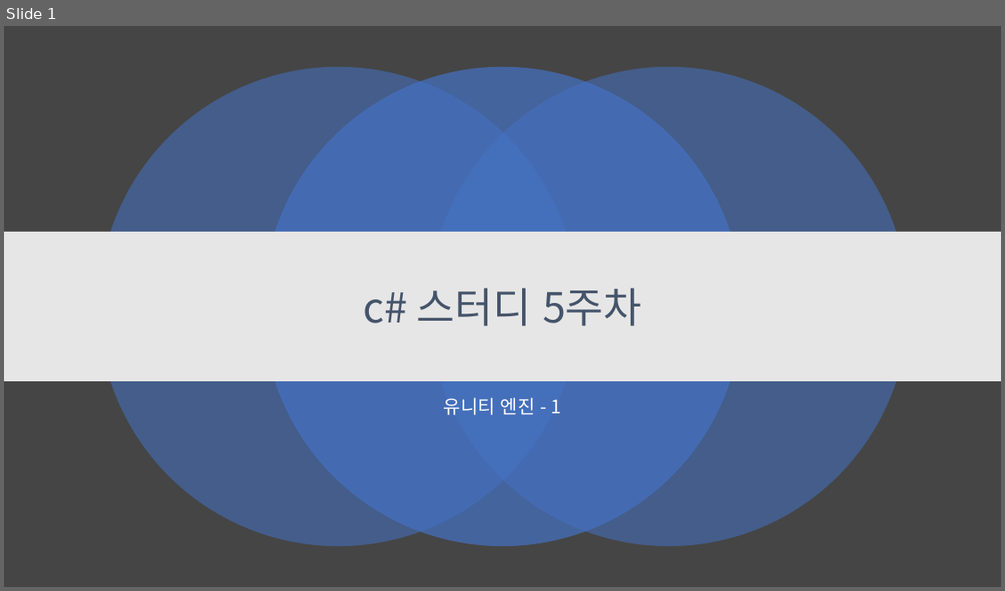
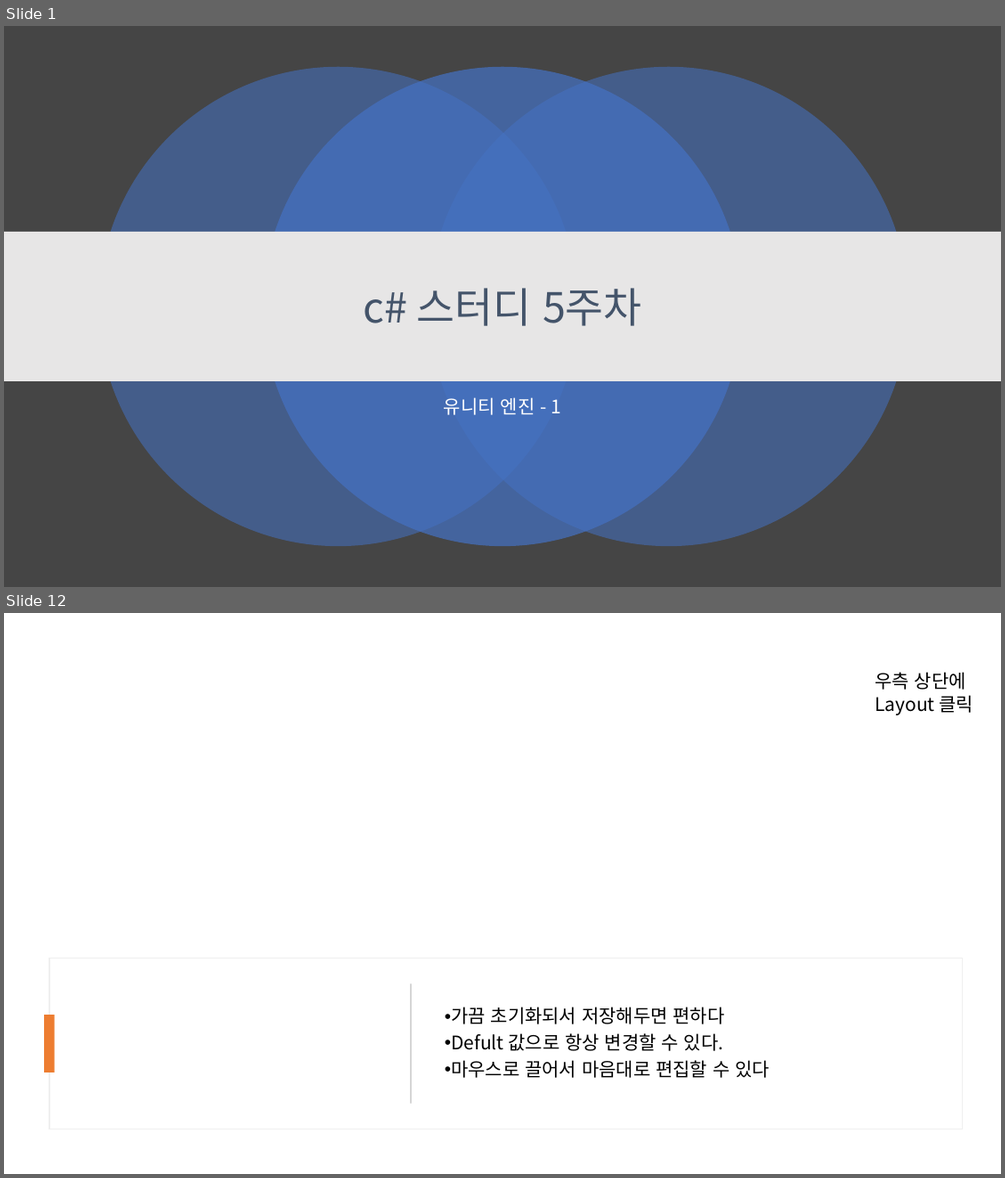
Before and after one commit to kjh99660/Study_powerpoint, a slide deck: c# 스터디 5주 차.pptx. Shown one above the other, each under a label of ours: slide 1 before the commit, slides 1 and 12 after it; the slides between them are not shown. The pictures are 1005x591 and 1005x1178 pixels, drawn with LibreOffice and Linux fonts; fonts in the diff are those of the drawing; background and template pictures are left out. Boxes give left, top, right and bottom in pixels: in the first picture for what was removed or moved away, otherwise in the second. Text is boxed around its words. In the diff, an @@ line names an element or a change of style, - is before the commit and + after.

```diff
--- a/c# 스터디 5주 차.pptx
+++ b/c# 스터디 5주 차.pptx
@@ slide 12 added at (4,613,1001,1174), background picture (left out) @@
@@ text added at (874,672,973,715), 18 pt, text #000000 @@
+우측 상단에 Layout 클릭
@@ rectangle added at (49,957,963,1128), fill #FFFFFF at 95% opacity, outline #EFEFEF 1 pt @@
@@ rectangle added at (410,984,412,1103), fill #D5D5D5 @@
@@ text added at (451,1006,769,1078), 18 pt, text #000000 @@
+• 가끔 초기화되서 저장해두면 편하다
+• Defult 값으로 항상 변경할 수 있다.
+• 마우스로 끌어서 마음대로 편집할 수 있다
@@ rectangle added at (44,1014,55,1072), fill #ED7D31 @@
```
Also in this commit, not shown: 21 other slides added, 1 slide removed, 3 other files.
